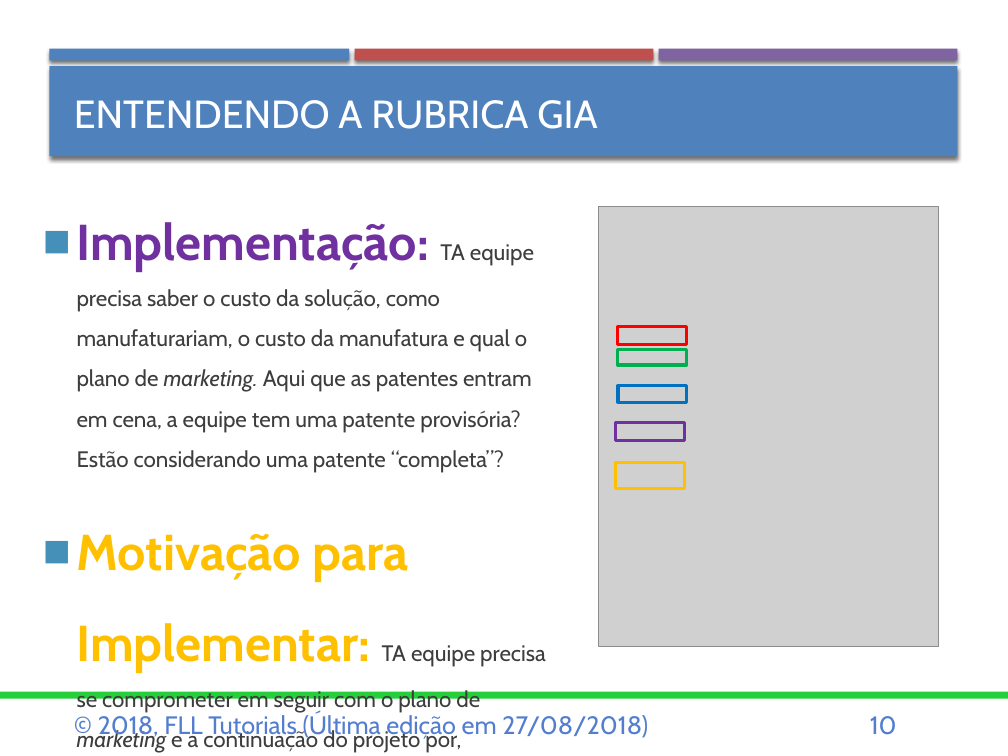
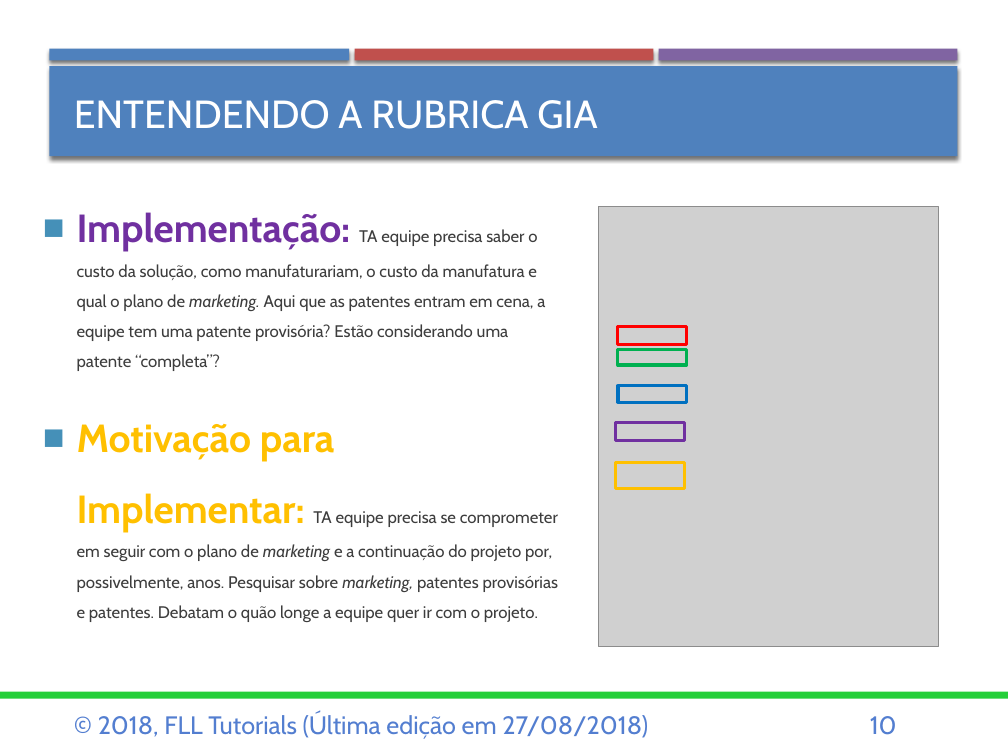
Before and after one commit to ev3lessons/FLL-Tutorials, a slide deck: slide 10 of translations/pt-br/Project/GlobalInovationAward.pptx. Drawn at 1008x756 pixels with LibreOffice and Linux fonts; fonts in the diff are those of the drawing; grey boxes stand for pictures. Boxes give left, top, right and bottom in pixels: in the first picture for what was removed or moved away, otherwise in the second. Text is boxed around its words. In the diff, an @@ line names an element or a change of style, - is before the commit and + after.

```diff
--- a/translations/pt-br/Project/GlobalInovationAward.pptx
+++ b/translations/pt-br/Project/GlobalInovationAward.pptx
@@ text "Implementação: TA equipe precisa saber ..." at [77, 212, 559, 622]: size 36 to 28 pt in "Implementação:", "Motivação para Implementar:"; size 16 to 12 pt @@
```
Also in this commit, not shown: 2 other slides changed, 16 other files.
